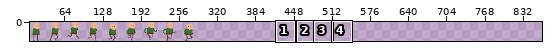
File history of a sprite sheet, data/art/jumpyman.png. Above, an overview of the earlier version with the close-up marked.
Close-up. First the earlier version:
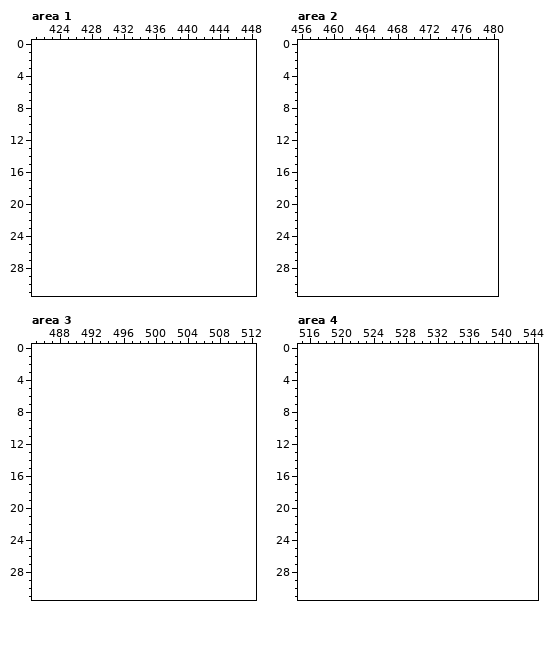
The file is 288x32 pixels. Shown: area 1: x 421..448, y 0..31; area 2: x 456..480, y 0..31; area 3: x 485..512, y 0..31; area 4: x 515..544, y 0..31. The old version is drawn lined up with the new one, on the new canvas. The wide view leaves out empty margins. The commit also changed other parts of the picture, which this record leaves out.
Now the later version:
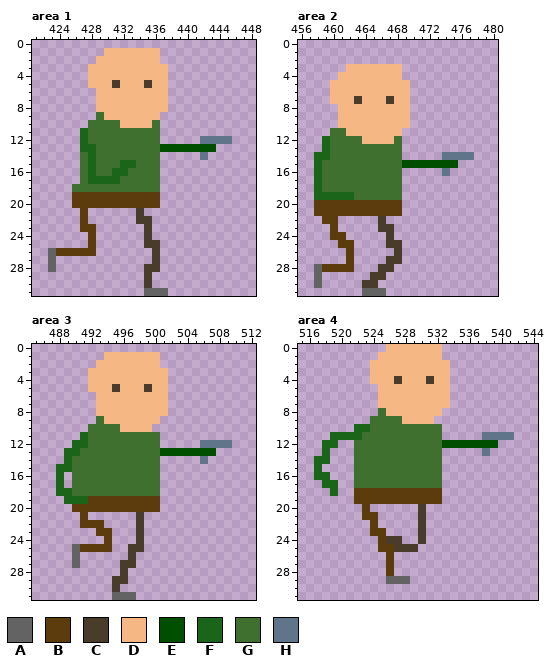
Palette (. is transparent): A #636363  B #5c3c0d  C #493c2b  D #f5b784  E #004e00  F #1b651b  G #407030  H #60748a
From old to new:
canvas 288x32 -> 864x32
Changed rows in their new state; - is an unchanged pixel.
Area 1:
first column x 423:
 1 -------DDDDDDD---------
 2 ------DDDDDDDD---------
 3 -----DDDDDDDDDD--------
 4 -----DDDDDDDDDD--------
 5 -----DDDCDDDCDD--------
 6 ------DDDDDDDDD--------
 7 ------DDDDDDDDD--------
 8 ------DDDDDDDDD--------
 9 ------GDDDDDDD---------
10 -----GGGGDDDDG---------
11 ----FGGGGGGGGG---------
12 ----FGGGGGGGGG-----HHHH
13 ----FFGGGGGGGGEEEEEEE--
14 ----GFGGGGGGGG-----H---
15 ----GFGGGFFGGG---------
16 ----GFGGFFGGGG---------
17 ----GFFFFGGGGG---------
18 ---GGGGGGGGGGG---------
19 ---BBBBBBBBBBB---------
20 ---BBBBBBBBBBB---------
21 ----B------C-----------
22 ----B------CC----------
23 ----BB------C----------
24 -----B------C----------
25 -----B------CC---------
26 ABBBBB-------C---------
27 A------------C---------
28 A-----------CC---------
29 ------------C----------
30 ------------C----------
31 ------------AAA--------
Area 2:
first column x 458:
 3 ----DDDDDDD---------
 4 ---DDDDDDDD---------
 5 --DDDDDDDDDD--------
 6 --DDDDDDDDDD--------
 7 --DDDCDDDCDD--------
 8 ---DDDDDDDDD--------
 9 ---DDDDDDDDD--------
10 ---DDDDDDDDD--------
11 --GGDDDDDDD---------
12 -FGGGGDDDDG---------
13 -FGGGGGGGGG---------
14 FFGGGGGGGGG-----HHHH
15 FGGGGGGGGGGEEEEEEE--
16 FGGGGGGGGGG-----H---
17 FGGGGGGGGGG---------
18 FGGGGGGGGGG---------
19 FFFFFGGGGGG---------
20 BBBBBBBBBBB---------
21 BBBBBBBBBBB---------
22 -BB-----C-----------
23 --B-----CC----------
24 --BB-----C----------
25 ---BB----CC---------
26 ----B-----C---------
27 ----B----CC---------
28 ABBBB---CC----------
29 A------CC-----------
30 A-----CC------------
31 ------AAA-----------
Area 3:
first column x 488:
 1 ------DDDDDDD---------
 2 -----DDDDDDDD---------
 3 ----DDDDDDDDDD--------
 4 ----DDDDDDDDDD--------
 5 ----DDDCDDDCDD--------
 6 -----DDDDDDDDD--------
 7 -----DDDDDDDDD--------
 8 -----DDDDDDDDD--------
 9 -----GDDDDDDD---------
10 ----GGGGDDDD----------
11 ---FGGGGGGGGG---------
12 --FFGGGGGGGGG-----HHHH
13 -FFGGGGGGGGGGEEEEEEE--
14 -FGGGGGGGGGGG-----H---
15 FFGGGGGGGGGGG---------
16 F-GGGGGGGGGGG---------
17 F-GGGGGGGGGGG---------
18 FFGGGGGGGGGGG---------
19 -FFFBBBBBBBBB---------
20 --BBBBBBBBBBB---------
21 ---B------C-----------
22 ---BBB----C-----------
23 -----BB---C-----------
24 ------B---C-----------
25 --ABBBB--CC-----------
26 --A------C------------
27 --A-----CC------------
28 --------C-------------
29 -------CC-------------
30 -------C--------------
31 -------AAA------------
Area 4:
first column x 517:
 0 ---------DDDDDDD---------
 1 --------DDDDDDDD---------
 2 -------DDDDDDDDDD--------
 3 -------DDDDDDDDDD--------
 4 -------DDDCDDDCDD--------
 5 --------DDDDDDDDD--------
 6 --------DDDDDDDDD--------
 7 --------DDDDDDDDD--------
 8 --------GDDDDDDD---------
 9 -------GGGGDDDD----------
10 -----FFGGGGGGGGG---------
11 --FFFFGGGGGGGGGG-----HHHH
12 -FF--GGGGGGGGGGGEEEEEEE--
13 -F---GGGGGGGGGGG-----H---
14 FF---GGGGGGGGGGG---------
15 F----GGGGGGGGGGG---------
16 FF---GGGGGGGGGGG---------
17 -FF--GGGGGGGGGGG---------
18 --F--BBBBBBBBBBB---------
19 -----BBBBBBBBBBB---------
20 ------B------C-----------
21 ------BB-----C-----------
22 -------B-----C-----------
23 -------BB----C-----------
24 --------BCC--C-----------
25 --------BBCCC------------
26 ---------B---------------
27 ---------B---------------
28 ---------B---------------
29 ---------AAA-------------
Pixel boxes of the changes (left, top, right, bottom) in both close-ups:
added: (48, 48, 232, 296)
added: (314, 64, 474, 296)
added: (56, 352, 232, 600)
added: (314, 344, 514, 584)
